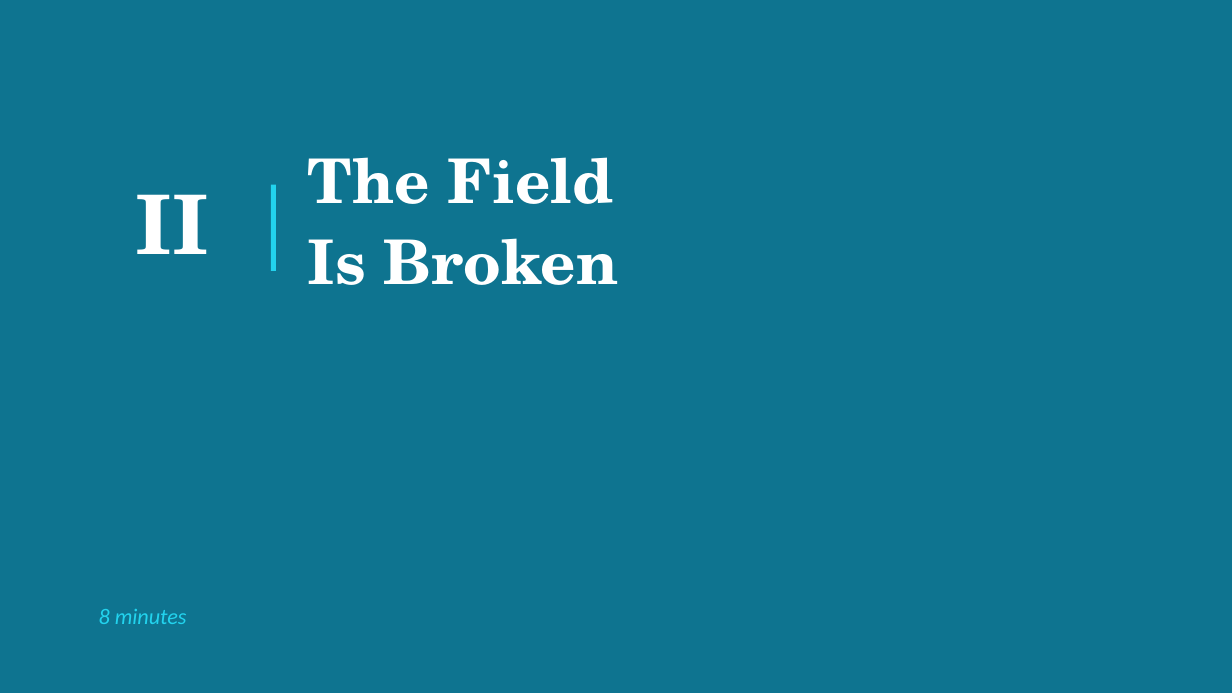
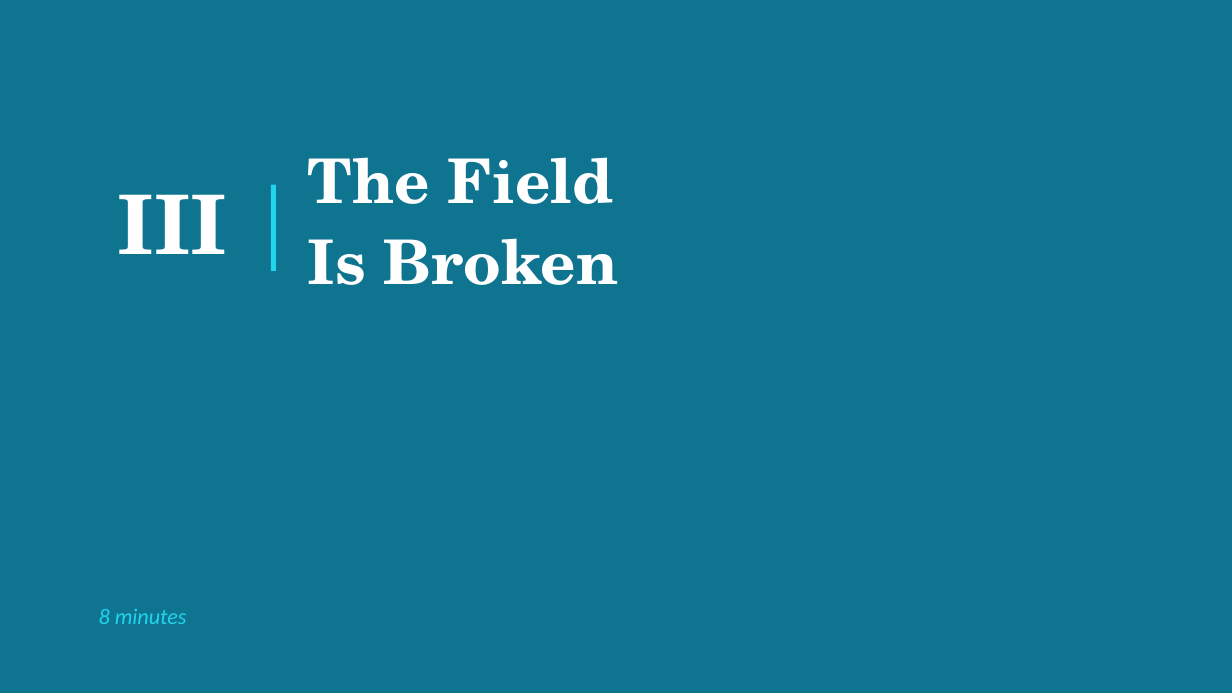
Before and after one commit to patrickkidd/ffrn-2026, a slide deck: slide 4 of 1-WHY_FAMILY/1-Why-Family.pptx (slide 3 before the commit). Drawn at 1232x693 pixels with LibreOffice and Linux fonts; fonts in the diff are those of the drawing. Boxes give left, top, right and bottom in pixels: in the first picture for what was removed or moved away, otherwise in the second. Text is boxed around its words. In the diff, an @@ line names an element or a change of style, - is before the commit and + after.

```diff
--- a/1-WHY_FAMILY/1-Why-Family.pptx
+++ b/1-WHY_FAMILY/1-Why-Family.pptx
@@ text at (118,194,227,254): text changed @@
-II
+III
```
Also in this commit, not shown: 5 other slides changed, 1 slide added, 1 slide removed, 2 other files.
